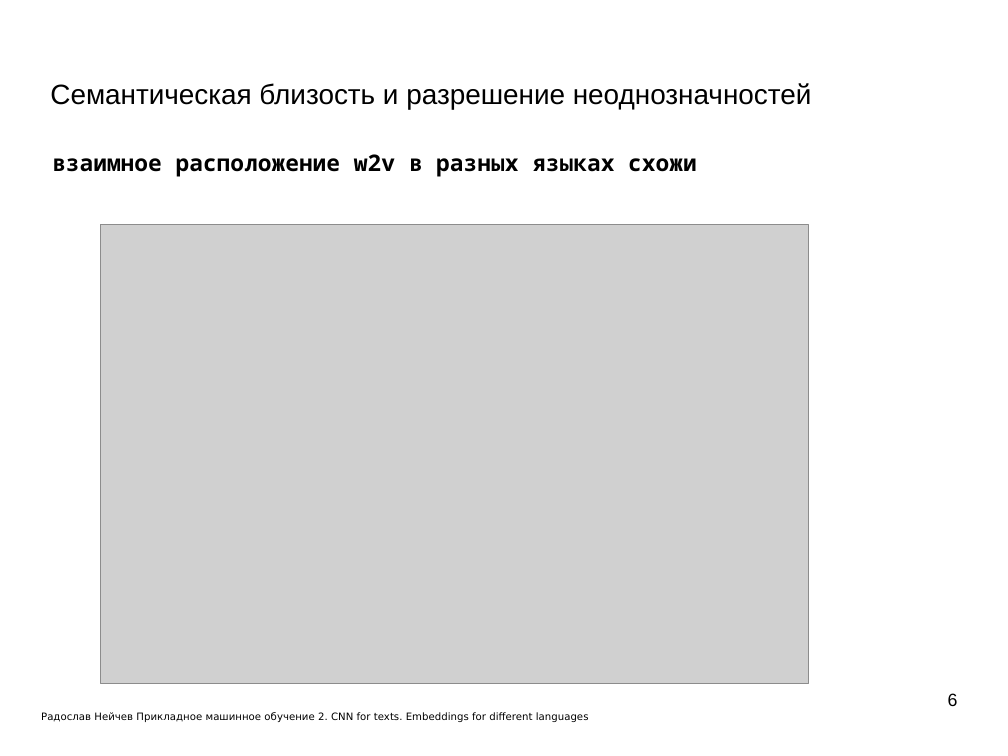
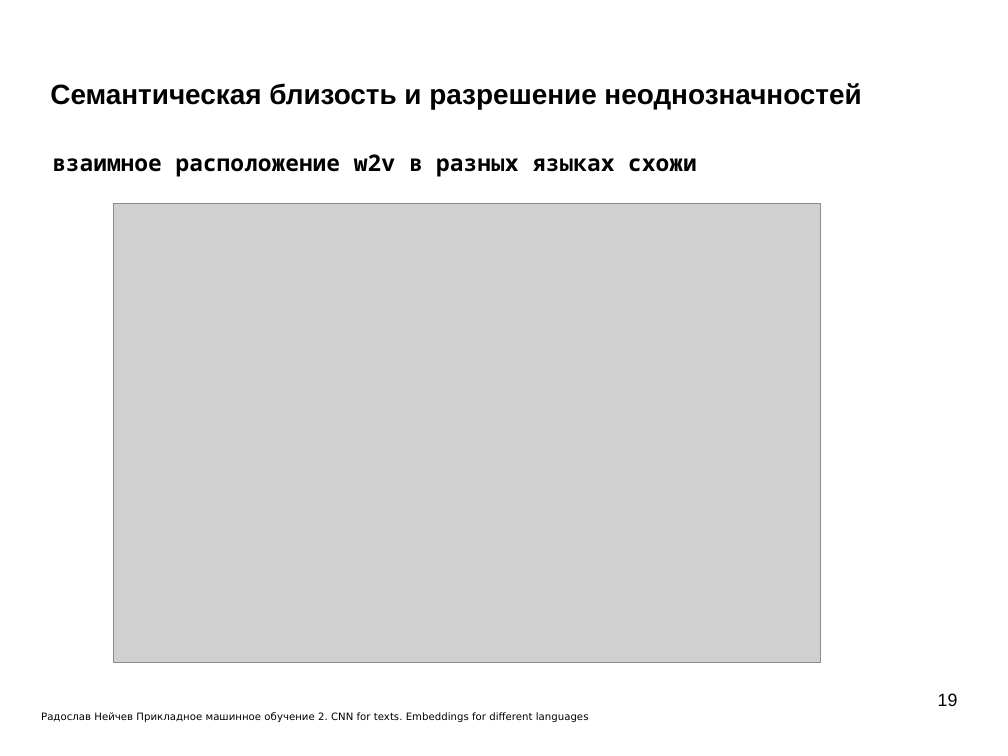
Before and after one commit to mechanoid5/ml_nlp_2022, a slide deck: slide 19 of 11-semantic.odp (slide 6 before the commit). Drawn at 1008x756 pixels with LibreOffice and Linux fonts; fonts in the diff are those of the drawing; grey boxes stand for pictures; background and template pictures are left out. Boxes give left, top, right and bottom in pixels: in the first picture for what was removed or moved away, otherwise in the second. Text is boxed around its words. In the diff, an @@ line names an element or a change of style, - is before the commit and + after.

```diff
--- a/11-semantic.odp
+++ b/11-semantic.odp
@@ title "Семантическая близость и разрешение неоднозначностей" at [50,83,861,109]: bold on @@
@@ picture: place and size @@
-picture at [101,225,809,684]
+picture at [113,203,821,662]
@@ page number at [938,693,958,706]: text changed @@
-6
+19
```
Also in this commit, not shown: 8 other slides changed, 13 slides added, 2 other files.
